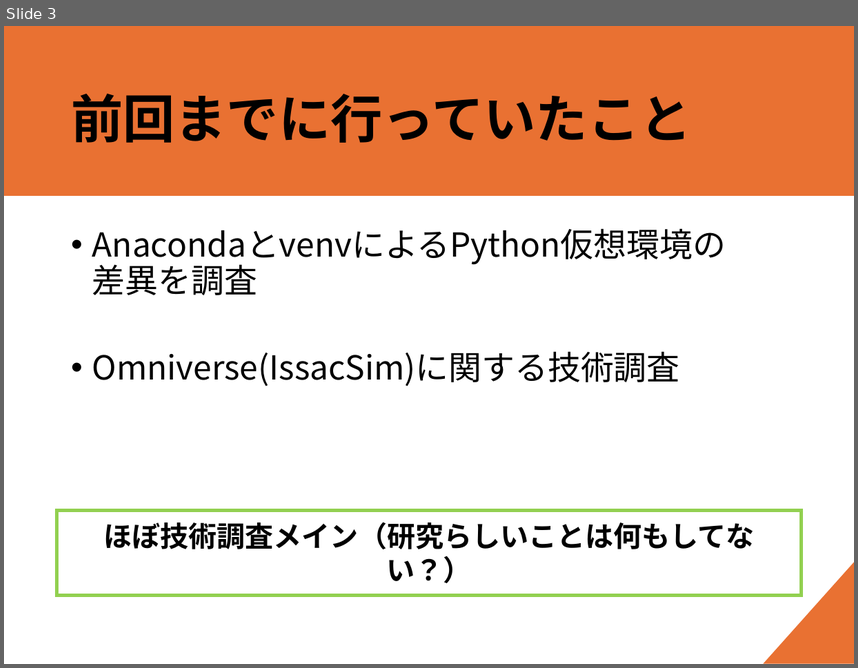
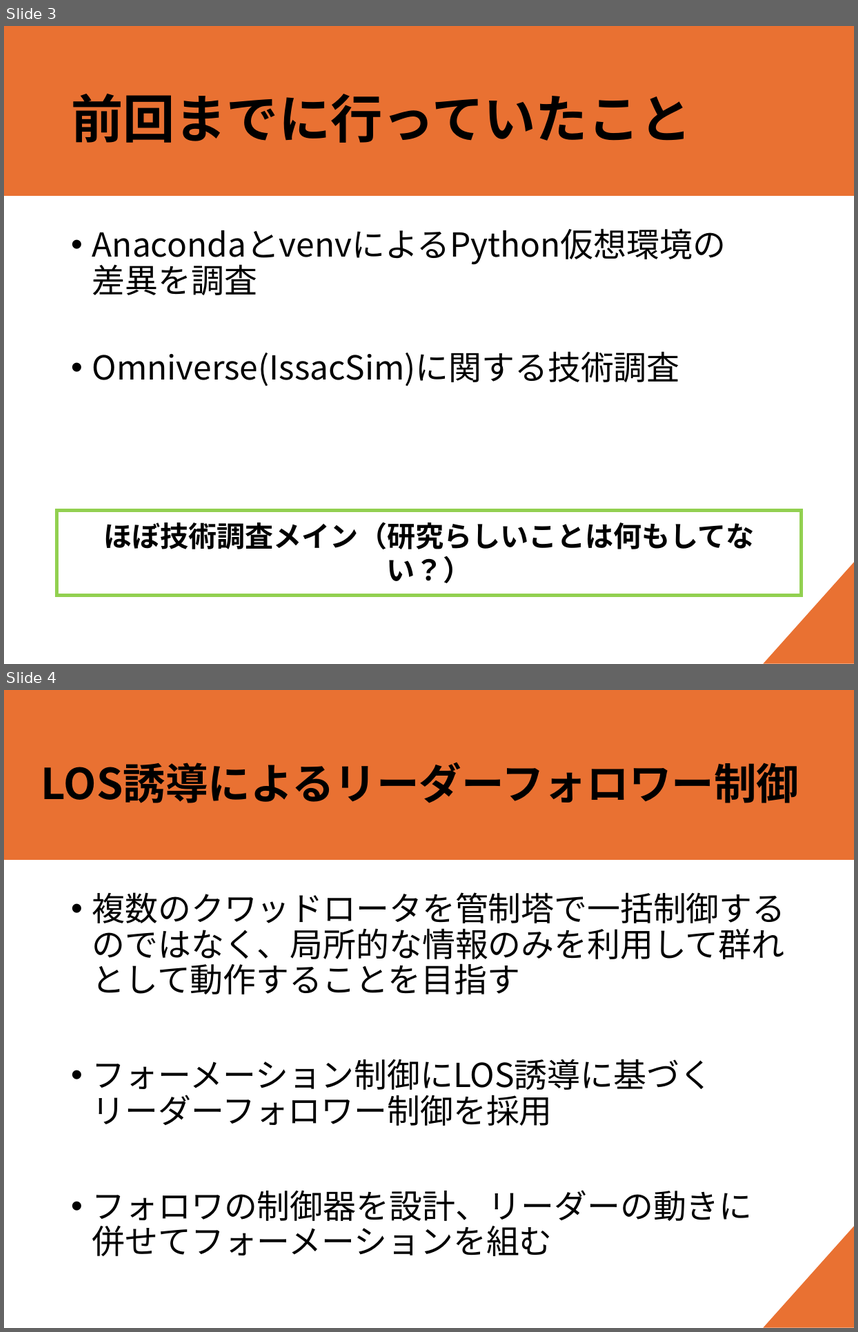
Before and after one commit to forest-book/MatlabLOSFormation, a slide deck: 進捗共有_20250612.pptx. Shown one above the other, each under a label of ours: slide 3 before the commit, slides 3 and 4 after it. The pictures are 858x668 and 858x1332 pixels, drawn with LibreOffice and Linux fonts; fonts in the diff are those of the drawing. Boxes give left, top, right and bottom in pixels: in the first picture for what was removed or moved away, otherwise in the second. Text is boxed around its words. In the diff, an @@ line names an element or a change of style, - is before the commit and + after.

```diff
--- a/進捗共有_20250612.pptx
+++ b/進捗共有_20250612.pptx
@@ slide 4 added at bbox=[4, 690, 854, 1328], background #FFFFFF; not listed: 2 template elements that a slide beside it also shows @@
@@ title added at bbox=[41, 762, 799, 803], 36 pt, text #000000, bold @@
+LOS誘導によるリーダーフォロワー制御
@@ text added at bbox=[92, 892, 786, 1256], 28 pt, text #000000 @@
+• 複数のクワッドロータを管制塔で一括制御するのではなく、局所的な情報のみを利用して群れとして動作することを目指す
+• フォーメーション制御にLOS誘導に基づく
+  リーダーフォロワー制御を採用
+• フォロワの制御器を設計、リーダーの動きに
+  併せてフォーメーションを組む
```
Also in this commit, not shown: 9 other slides added.
